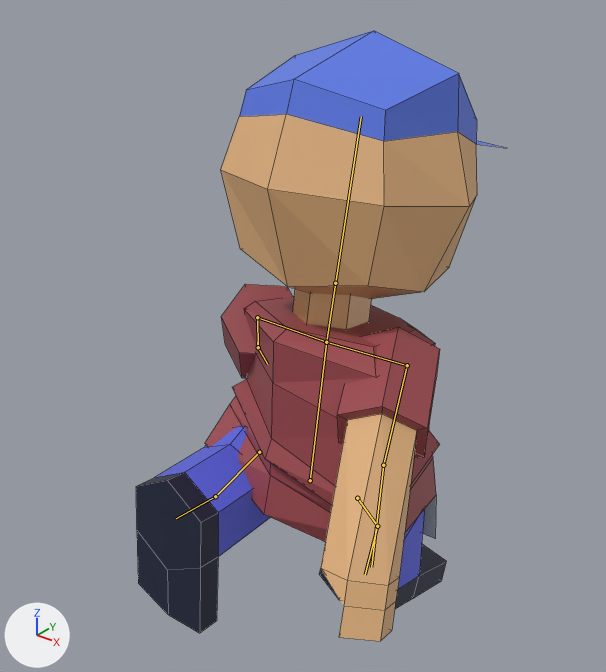
An edit to the Blender file assets/blends/generalassets.blend, drawn before and after from the same camera.
Rendered twice from a 50 mm lens placed at (-0.64, -3.23, 3.48), pointed at (-3.36, 0.16, 1.37). The axes (+X, +Y, +Z) are drawn at lower left. The lights are the same throughout. The first picture is the older version. Both versions are drawn at frame 36 of the action 'walk'; the numbers are the values there. The bones that bend it are drawn over the model as lines. Mesh edges are drawn as thin lines.
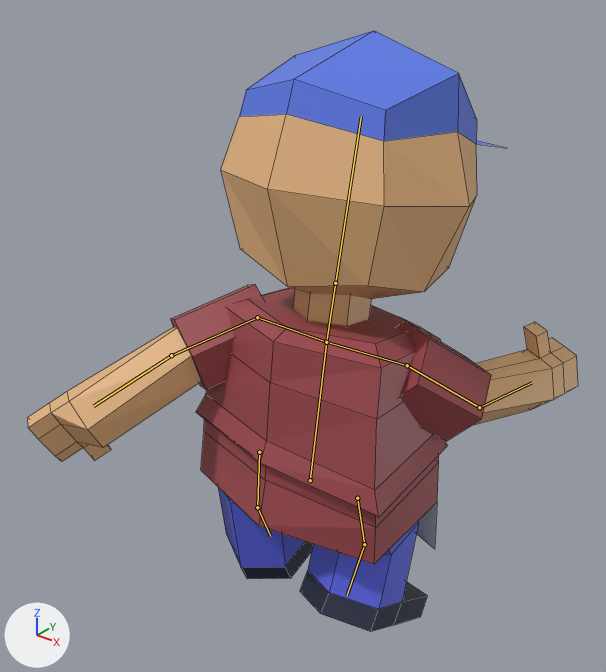
Pixel boxes [x1, y1, x2, y2] of what changed, in the pictures (606 x 672 px):
'Cylinder', posed (49% wider)
    before: [136, 30, 505, 641]
    after: [28, 30, 578, 632]
bone 'Bone.002', root to tip
    before: (407, 365) to (383, 465)
    after: (407, 365) to (479, 407)
bone 'Bone.005', root to tip
    before: (257, 317) to (258, 347)
    after: (257, 317) to (171, 355)
bone 'Bone.008', root to tip
    before: (357, 498) to (377, 526)
    after: (357, 498) to (364, 544)
bone 'Bone.009', root to tip
    before: (377, 526) to (365, 574)
    after: (364, 544) to (347, 595)
bone 'Bone.010', root to tip
    before: (259, 452) to (215, 496)
    after: (259, 452) to (257, 507)
bone 'Bone.011', root to tip
    before: (215, 496) to (176, 518)
    after: (257, 507) to (270, 536)

The edits, one by one:
Bone 'Bone.002' (bone_bone_002) turns from (58, -24, -87) to (-55, 11, -66) degrees about its own x, y and z.
Bone 'Bone.005' (bone_bone_005) turns from (-41, -18, 68) to (60, 26, 79) degrees about its own x, y and z.
Bone 'Bone.008' (bone_bone_008) turns from (0, 0, -33) to (0, 0, -14) degrees about its own x, y and z.
Bone 'Bone.009' (bone_bone_009) turns from (0, 0, 54) to (0, 0, 45) degrees about its own x, y and z.
Bone 'Bone.010' (bone_bone_010) turns from (0, 0, 75) to (0, 0, 4) degrees about its own x, y and z.
Bone 'Bone.011' (bone_bone_011) turns from (0, 0, 21) to (0, 0, -25) degrees about its own x, y and z.
